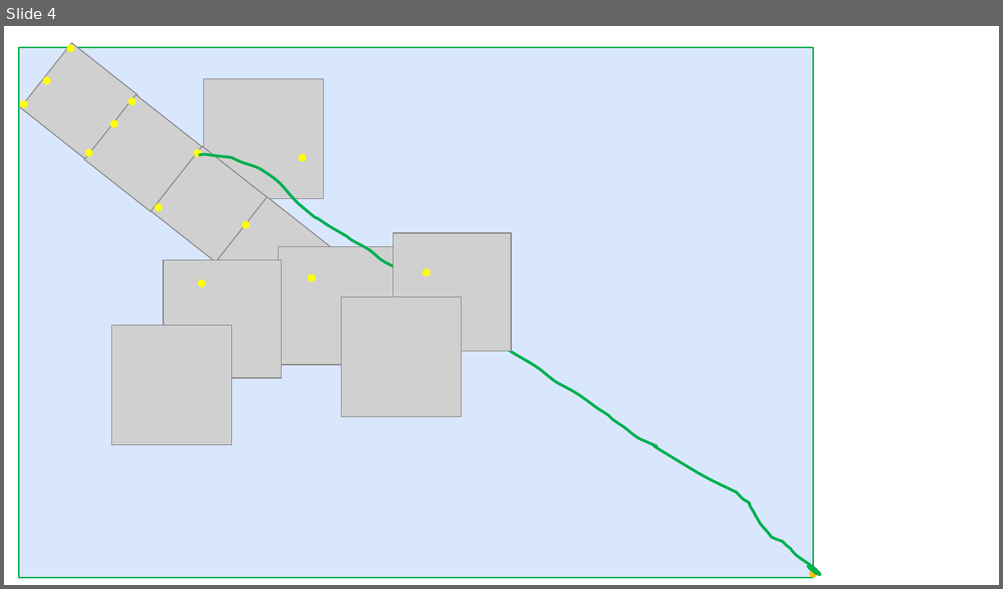
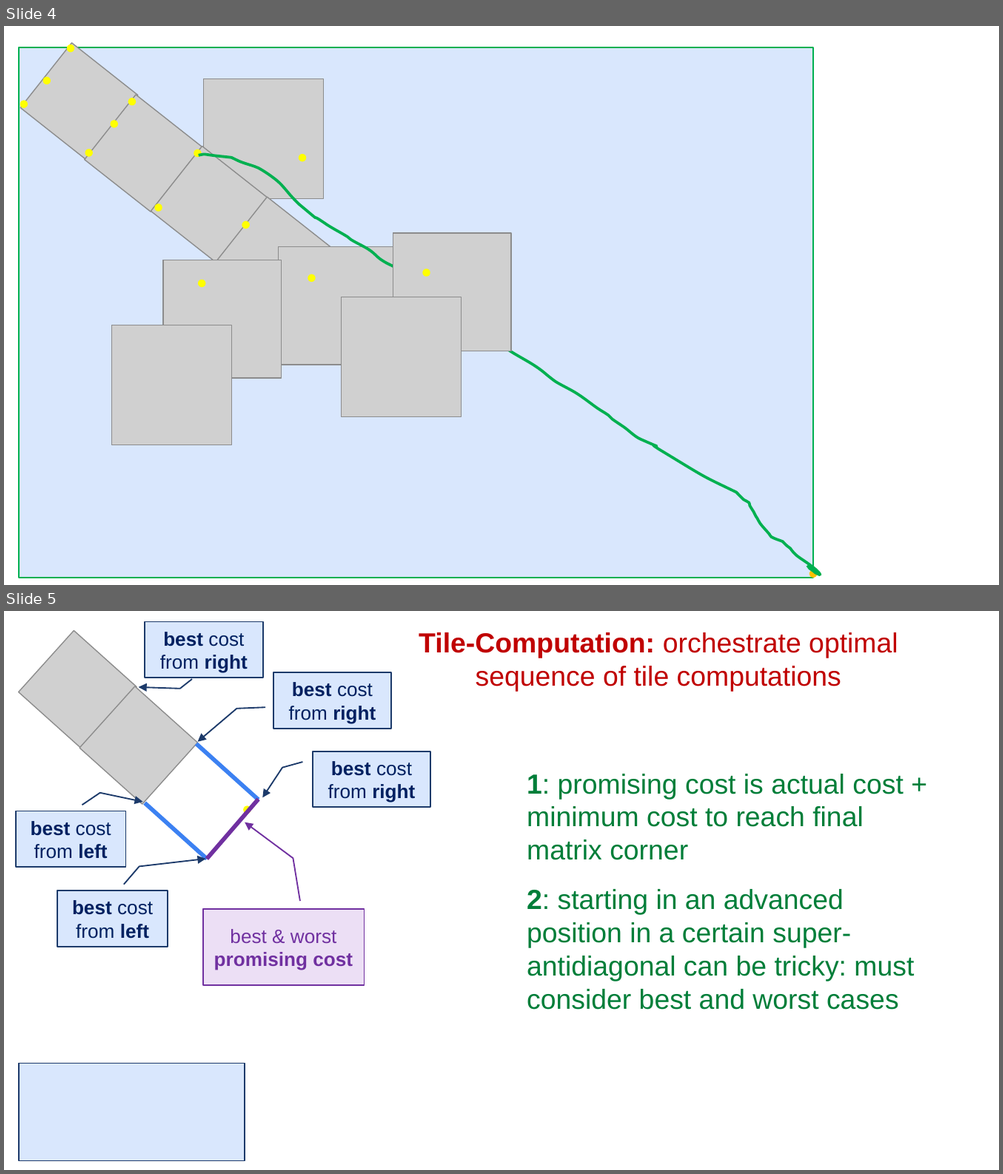
Before and after one commit to JCMoure/TiledWFA, a slide deck: TiledWFA.pptx. Shown one above the other, each under a label of ours: slide 4 before the commit, slides 4 and 5 after it. The pictures are 1003x589 and 1003x1174 pixels, drawn with LibreOffice and Linux fonts; fonts in the diff are those of the drawing; grey boxes stand for pictures; background and template pictures are left out. Boxes give left, top, right and bottom in pixels: in the first picture for what was removed or moved away, otherwise in the second. Text is boxed around its words. In the diff, an @@ line names an element or a change of style, - is before the commit and + after.

```diff
--- a/TiledWFA.pptx
+++ b/TiledWFA.pptx
@@ slide 5 added at (4,611,999,1170), background picture (left out) @@
@@ picture added at (18,631,136,749) @@
@@ border callout added at (145,622,262,678), fill #D9E7FD, outline #1D3A6B 1 pt, 14 pt, text #002060, bold @@
+best cost from right
@@ text added at (418,632,897,692), 20 pt, text #C00000 @@
+Tile-Computation: orchestrate optimal sequence of tile computations
@@ border callout added at (273,672,392,729), fill #D9E7FD, outline #1D3A6B 1 pt, 14 pt, text #002060, bold @@
+best cost from right
@@ picture added at (79,686,198,805) @@
@@ line added from (196, 744) to (259, 800), #3C81F3 3 pt @@
@@ border callout added at (313,752,431,807), fill #D9E7FD, outline #1D3A6B 1 pt, 14 pt, text #002060, bold @@
+best cost from right
@@ text added at (526,774,913,1010), 20 pt, text #007E39 @@
+1: promising cost is actual cost + minimum cost to reach final matrix corner
+2: starting in an advanced position in a certain super-antidiagonal can be tricky: must consider best and worst cases
@@ line added from (145, 803) to (207, 859), #3C81F3 3 pt @@
@@ line added from (259, 799) to (207, 859), #7030A0 3 pt @@
@@ ellipse added at (244,807,250,812), fill #FFFF00, outline #FFFF00 2 pt @@
@@ border callout added at (16,811,126,866), fill #D9E7FD, outline #1D3A6B 1 pt, 14 pt, text #002060, bold @@
+best cost from left
@@ border callout added at (58,891,168,946), fill #D9E7FD, outline #1D3A6B 1 pt, 14 pt, text #002060, bold @@
+best cost from left
@@ border callout added at (203,909,364,985), fill #ECDFF5, outline #7030A0 1 pt, 14 pt, text #7030A0, bold @@
+best & worst promising cost
@@ rectangle added at (19,1064,244,1162), fill #D9E7FD, outline #1D3A6B 0.75 pt @@
```
Also in this commit, not shown: 2 slides changed, 1 other slide added, 2 other files.
